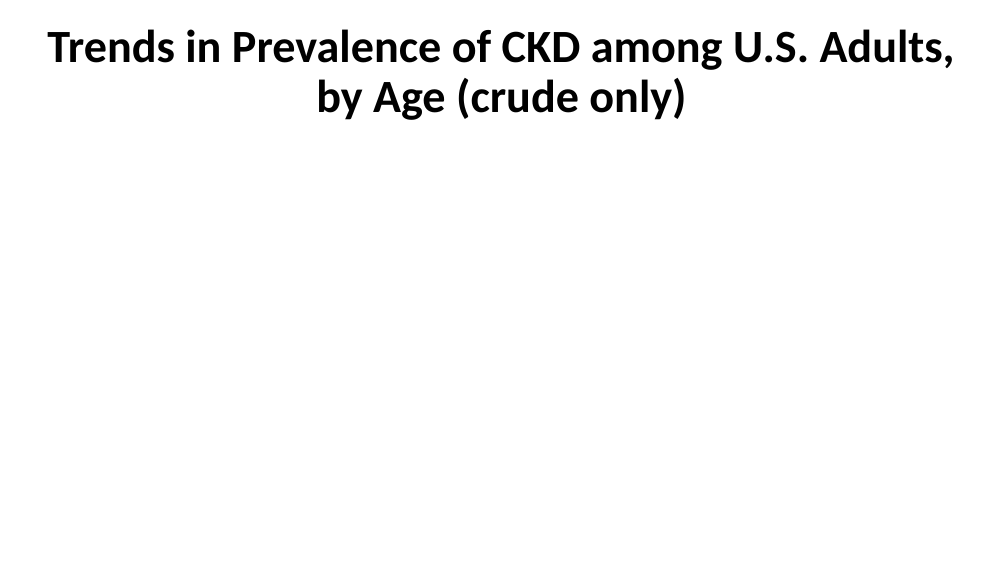
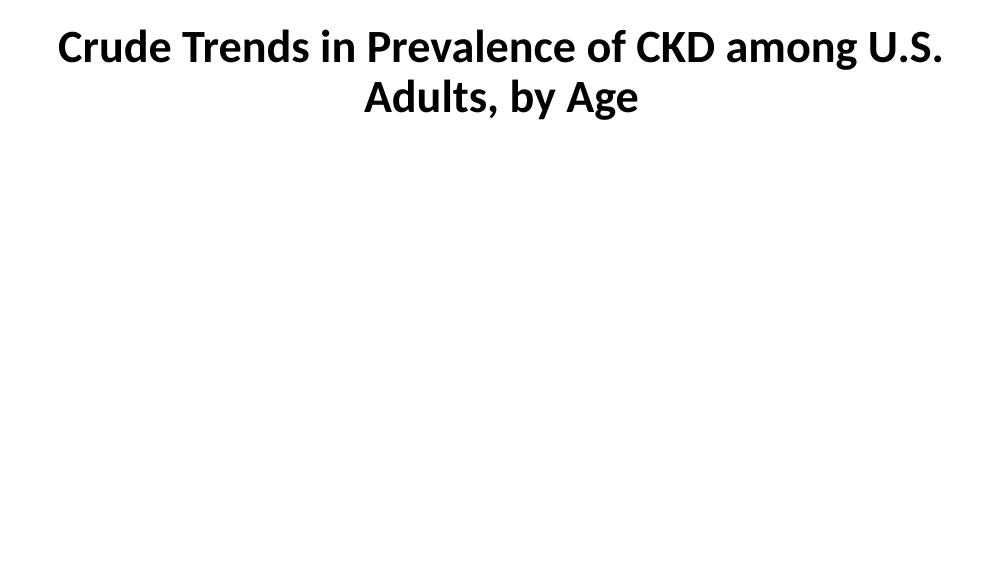
Before and after one commit to CDCgov/nccdphp-ddt-kdss, a slide deck: slide 4 of CKDSurveillance/PPT/Q9.pptx. Drawn at 1008x567 pixels with LibreOffice and Linux fonts; fonts in the diff are those of the drawing; background and template pictures are left out. Boxes give left, top, right and bottom in pixels: in the first picture for what was removed or moved away, otherwise in the second. Text is boxed around its words. In the diff, an @@ line names an element or a change of style, - is before the commit and + after.

```diff
--- a/CKDSurveillance/PPT/Q9.pptx
+++ b/CKDSurveillance/PPT/Q9.pptx
@@ title at box(58, 29, 944, 120): text changed @@
-Trends in Prevalence of CKD among U.S. Adults, by Age (crude only)
+Crude Trends in Prevalence of CKD among U.S. Adults, by Age
```
Also in this commit, not shown: 10 other slides changed, 6 other files.
